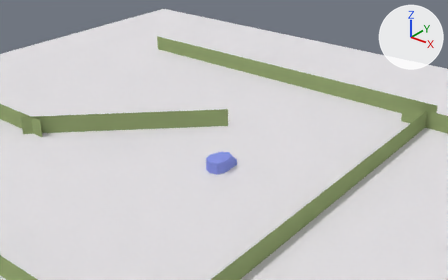
A saved change to the Blender file Driver.blend.
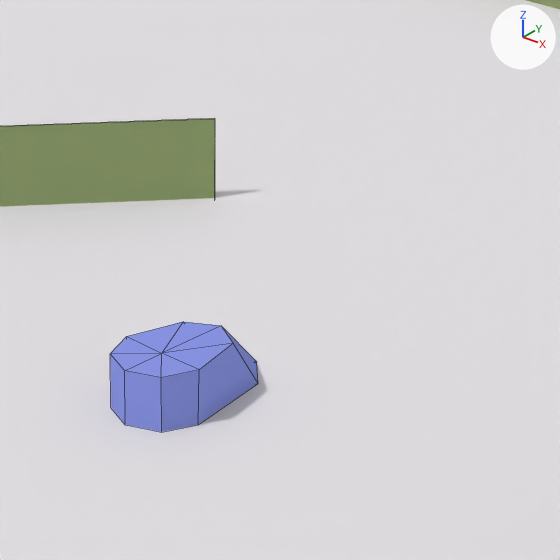
Each version appears first from a camera (50 mm lens) standing at (23.39, -40.77, 28.37) and looking at (-9.58, 0.45, 2.82), and next in a close-up on the part from 41% to 67% of the width and 30% to 72% of the height. Every picture has the same lights, and +X, +Y and +Z are marked at upper right. The close-ups show mesh edges as thin lines.
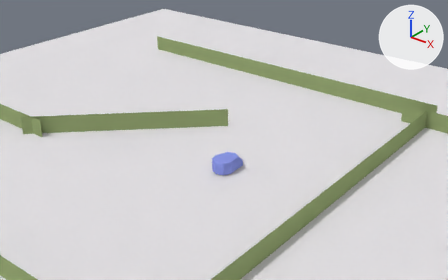
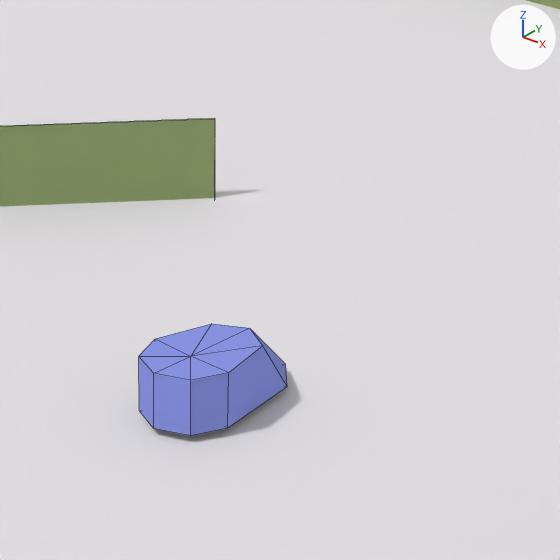
Boxes (x1, y1, x2, y2) around the edits, measured in the close-ups (560 x 560 px):
'Player', moved: before (110, 322, 258, 432); after (139, 324, 287, 436)

Diff of the bpy script that builds the scene:
```diff
--- a/Driver.blend.py
+++ b/Driver.blend.py
@@ ob_player @@
 ob_player = bpy.data.objects.new('Player', me_cylinder)
-ob_player.location = (-9.28, -0.98, 1.36)
+ob_player.location = (-8.57, -0.97, 1.53)
 ob_player.rotation_euler = (0.0, 0.0, -0.105)  # degrees (0, 0, -6)
```
